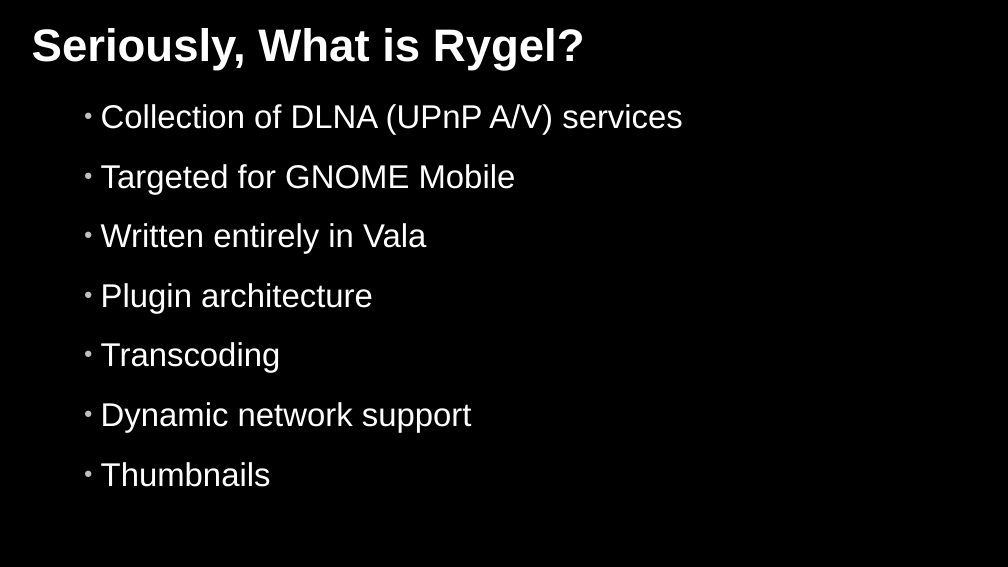
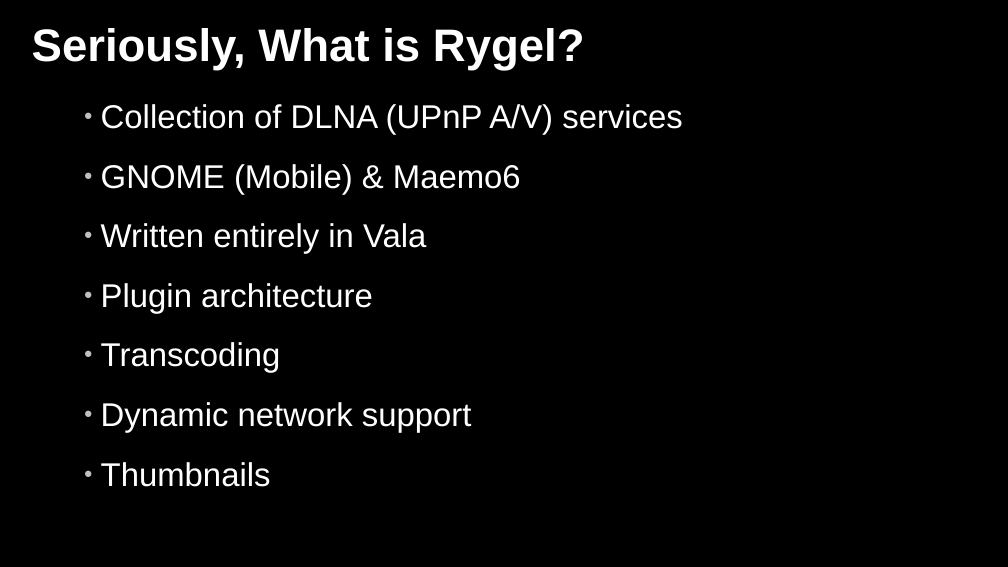
Before and after one commit to zeenix/rygel-presentation-2009, a slide deck: slide 9 of slides.odp. Drawn at 1008x567 pixels with LibreOffice and Linux fonts; fonts in the diff are those of the drawing; background and template pictures are left out. Boxes give left, top, right and bottom in pixels: in the first picture for what was removed or moved away, otherwise in the second. Text is boxed around its words. In the diff, an @@ line names an element or a change of style, - is before the commit and + after.

Commit message:
Add last slide

```diff
--- a/slides.odp
+++ b/slides.odp
@@ text at [101, 164, 521, 194]: text changed @@
-● Targeted for GNOME Mobile
+● GNOME (Mobile) & Maemo6
```
Also in this commit, not shown: 1 slide added.
